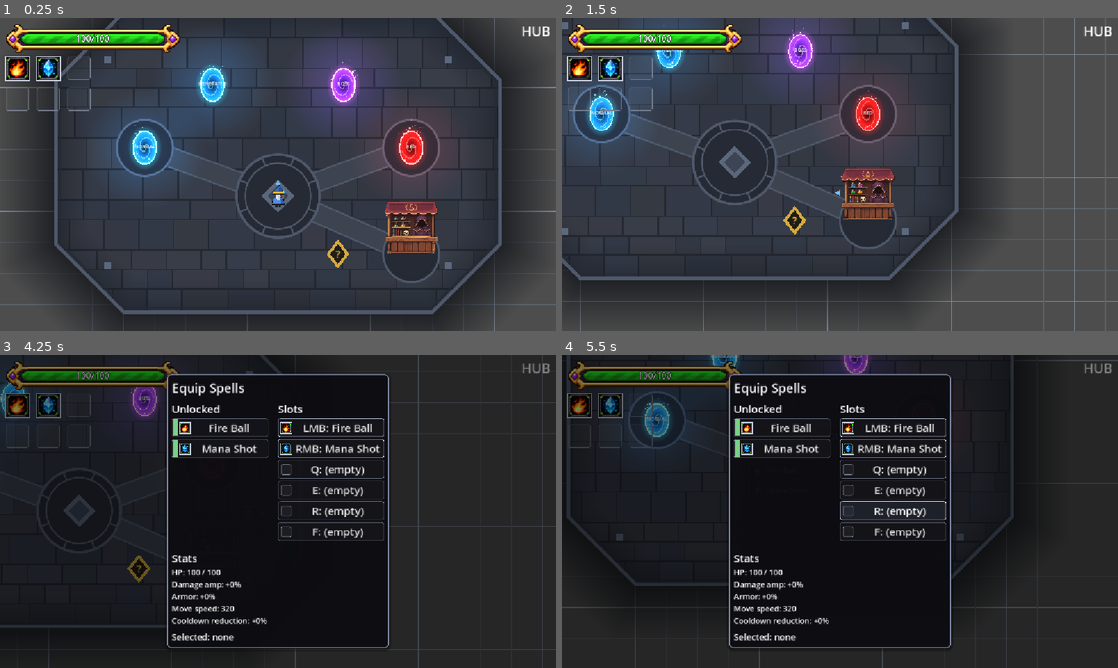
Above: before the commit, frames 1-4 (two rows, left to right).
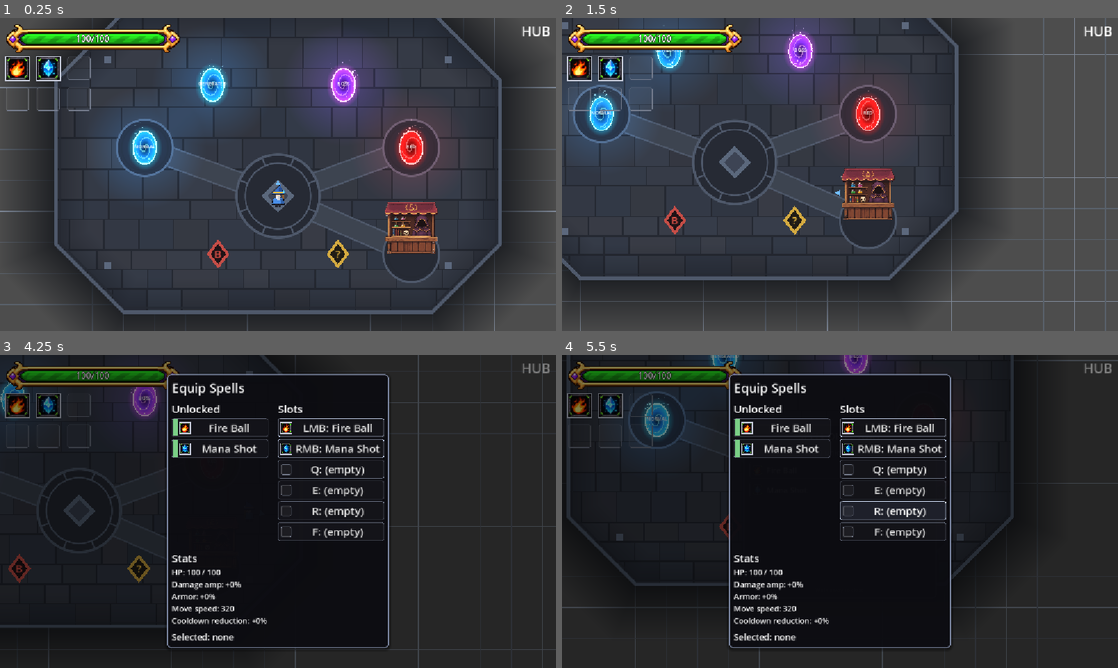
Above: after the commit, the same moments.

Repository: BestestGameStudio/gangU
Game: Godot game, scene res://scenes/main.tscn
Two runs of this game, one before a commit and one after it. Both use one fixed random seed, a clock stepped at 60 frames per second and the inputs below.
Inputs (mouse positions are in pixels of both pictures, inside the frame that each line leads up to):
- Up to frame 1 (0.25 s): no input
- Up to frame 2 (1.5 s): tap Enter at 0.5 s; move the mouse to (962, 158) at 0.52 s; hold D (move_right) 0.53-1.28 s; hold Space (cast) 0.53-1.28 s; click (962, 158) at 0.67 s; move the mouse to (728, 190) at 1.27 s; hold S (move_down) from 1.28 s (still down); tap Space (cast) at 1.35 s
- Up to frame 3 (4.25 s): move the mouse to (333, 442) at 2.02 s; release S (move_down) at 2.03 s; hold D (move_right) 2.03-2.78 s; hold Space (cast) 2.03-2.78 s; tap Shift (dash) at 2.1 s; move the mouse to (250, 574) at 2.77 s; hold W (move_up) 2.78-3.53 s; tap Tab (equip_panel) at 2.85 s; click (250, 574) at 2.92 s; tap Space (cast) at 3.05 s; move the mouse to (444, 558) at 3.52 s; hold A (move_left) from 3.53 s (still down); hold Space (cast) from 3.53 s (still down); click (444, 558) at 3.6 s
- Up to frame 4 (5.5 s): move the mouse to (673, 464) at 4.27 s; release Space (cast) at 4.28 s; right-click (673, 464) at 4.35 s; tap Space (cast) at 4.55 s; move the mouse to (867, 511) at 5.02 s; release A (move_left) at 5.03 s; hold S (move_down) from 5.03 s (still down); hold Space (cast) from 5.03 s (still down); tap Q (spell_slot_3) at 5.1 s; click (867, 511) at 5.17 s

The runs differ from the first frame. In frame 1, 0.2% of the frame differs, in the area x 37-42%, y 70-80%; in frame 2, 0.2%; in frame 3, 0.1%; in frame 4, less than 0.1%.

Commit message:
feat(hub): bestiary of enemies encountered across runs (#325)
Enemies record their type in a static Bestiary record mirrored to
user://bestiary.cfg, so encounters survive the run-restart scene reload
and new play sessions. A hub BestiaryStation opens a read-only panel
listing encountered types (sprite, name, count, boss tag) and unseen
catalog types as ??? silhouettes.

Co-authored-by: instinct-dc <351329964+instinct-dc@users.noreply.github.com>
Co-Authored-By: Claude Opus 5.5 <noreply@anthropic.com>

Diff:
--- /dev/null
+++ b/scenes/bestiary_panel.tscn
@@ -0,0 +1,6 @@
+[gd_scene load_steps=2 format=3 uid="uid://bgangu325pan"]
+
+[ext_resource type="Script" path="res://scripts/bestiary_panel.gd" id="1"]
+
+[node name="BestiaryPanel" type="CanvasLayer"]
+script = ExtResource("1")
--- /dev/null
+++ b/scenes/bestiary_station.tscn
@@ -0,0 +1,31 @@
+[gd_scene load_steps=3 format=3 uid="uid://bgangu325sta"]
+
+[ext_resource type="Script" path="res://scripts/bestiary_station.gd" id="1"]
+
+[sub_resource type="RectangleShape2D" id="1"]
+size = Vector2(56, 56)
+
+[node name="BestiaryStation" type="Area2D" groups=["bestiary_stations"]]
+script = ExtResource("1")
+
+[node name="Marker" type="Polygon2D" parent="."]
+color = Color(0.88, 0.32, 0.28, 0.85)
+polygon = PackedVector2Array(-24, 0, 0, -30, 24, 0, 0, 30)
+
+[node name="MarkerInner" type="Polygon2D" parent="."]
+color = Color(0.05, 0.05, 0.07, 0.9)
+polygon = PackedVector2Array(-16, 0, 0, -21, 16, 0, 0, 21)
+
+[node name="Glyph" type="Label" parent="."]
+offset_left = -10.0
+offset_top = -17.0
+offset_right = 10.0
+offset_bottom = 17.0
+theme_override_colors/font_color = Color(0.88, 0.32, 0.28, 1)
+theme_override_font_sizes/font_size = 22
+text = "B"
+horizontal_alignment = 1
+vertical_alignment = 1
+
+[node name="CollisionShape2D" type="CollisionShape2D" parent="."]
+shape = SubResource("1")
--- a/scenes/hub.tscn
+++ b/scenes/hub.tscn
@@ -6,6 +6,7 @@
 [ext_resource type="PackedScene" uid="uid://bgangu7dnb" path="res://scenes/dungeon_b.tscn" id="4"]
 [ext_resource type="PackedScene" uid="uid://bgangu7shopv" path="res://scenes/shop_vendor.tscn" id="5"]
 [ext_resource type="PackedScene" uid="uid://bgangu218dir" path="res://scenes/spell_directory.tscn" id="8"]
+[ext_resource type="PackedScene" uid="uid://bgangu325sta" path="res://scenes/bestiary_station.tscn" id="9_best"]
 [ext_resource type="PackedScene" path="res://scenes/dungeon_generated.tscn" id="6"]
 [ext_resource type="PackedScene" path="res://scenes/dungeon_c.tscn" id="7_dnc"]
 
@@ -98,3 +99,6 @@
 
 [node name="SpellDirectory" parent="." instance=ExtResource("8")]
 position = Vector2(700, 600)
+
+[node name="BestiaryStation" parent="." instance=ExtResource("9_best")]
+position = Vector2(452, 600)
--- /dev/null
+++ b/scripts/bestiary.gd
@@ -0,0 +1,157 @@
+class_name Bestiary
+extends RefCounted
+## (#325) Encountered-enemy record that survives across runs.
+##
+## A run restart is a full scene reload (RunManager, #6), so anything
+## mounted on Main is wiped. The record therefore lives in STATIC state on
+## this script (kept for the life of the process) and is mirrored to
+## SAVE_PATH on disk, so enemies seen in earlier runs - and earlier play
+## sessions - stay in the hub bestiary.
+##
+## "Encountered" = an enemy of that type entered the tree in the player's
+## current area (Enemy._ready calls record_enemy). Identity comes from the
+## enemy's scene file, so placing a new instance of a known scene needs no
+## extra wiring. Display data for known types lives in CATALOG; an enemy
+## scene not in the catalog is still recorded and listed under a name
+## derived from its file name.
+
+const DEFAULT_SAVE_PATH := "user://bestiary.cfg"
+
+## Known enemy types, in bestiary display order. Unseen entries render as
+## "???" silhouettes so the player can see how much is left to find.
+const CATALOG: Array[Dictionary] = [
+	{
+		"id": &"mustache_warrior",
+		"name": "Mustache Warrior",
+		"scene": "res://scenes/enemy.tscn",
+		"frames": "res://resources/sprites/mustache_warrior_frames.tres",
+		"boss": false,
+	},
+	{
+		"id": &"mustache_warlord",
+		"name": "Mustache Warlord",
+		"scene": "res://scenes/mustache_warlord.tscn",
+		"frames": "res://resources/sprites/mustache_warrior_frames.tres",
+		"boss": true,
+	},
+	{
+		"id": &"head_boss",
+		"name": "The Head",
+		"scene": "res://scenes/head_boss.tscn",
+		"frames": "res://resources/sprites/head_boss_frames.tres",
+		"boss": true,
+	},
+	{
+		"id": &"beast_boss",
+		"name": "The Beast",
+		"scene": "res://scenes/beast_boss.tscn",
+		"frames": "res://resources/sprites/beast_boss_frames.tres",
+		"boss": true,
+	},
+]
+
+## Where the record is persisted. Tests point this at their own file.
+static var save_path: String = DEFAULT_SAVE_PATH
+## id (StringName) -> encounter count (int). Insertion order = first seen.
+static var _counts: Dictionary = {}
+static var _loaded := false
+## Bumped on every change so open panels can cheaply detect a refresh.
+static var revision := 0
+
+## Resolve an enemy's bestiary id from its scene file. Empty for enemies
+## built in code with no scene (nothing stable to key them by).
+static func id_for_scene(scene_path: String) -> StringName:
+	if scene_path.is_empty():
+		return &""
+	for entry in CATALOG:
+		if entry["scene"] == scene_path:
+			return entry["id"]
+	return StringName(scene_path.get_file().get_basename())
+
+static func catalog_entry(id: StringName) -> Dictionary:
+	for entry in CATALOG:
+		if entry["id"] == id:
+			return entry
+	return {}
+
+## Display name for an id: the catalog name, else a title-cased file name.
+static func display_name(id: StringName) -> String:
+	var entry := catalog_entry(id)
+	if not entry.is_empty():
+		return entry["name"]
+	return String(id).capitalize()
+
+static func record_enemy(enemy: Node) -> void:
+	record(id_for_scene(enemy.scene_file_path))
+
+static func record(id: StringName) -> void:
+	if id == &"":
+		return
+	_ensure_loaded()
+	_counts[id] = int(_counts.get(id, 0)) + 1
+	revision += 1
+	_save()
+
+static func has_seen(id: StringName) -> bool:
+	_ensure_loaded()
+	return int(_counts.get(id, 0)) > 0
+
+static func encounter_count(id: StringName) -> int:
+	_ensure_loaded()
+	return int(_counts.get(id, 0))
+
+## Every id the bestiary should list: the catalog first (seen or not),
+## then any seen enemy types the catalog does not know about.
+static func listed_ids() -> Array[StringName]:
+	_ensure_loaded()
+	var ids: Array[StringName] = []
+	for entry in CATALOG:
+		ids.append(entry["id"])
+	for id in _counts.keys():
+		if not ids.has(id):
+			ids.append(id)
+	return ids
+
+static func seen_count() -> int:
+	_ensure_loaded()
+	var n := 0
+	for id in _counts.keys():
+		if int(_counts[id]) > 0:
+			n += 1
+	return n
+
+## Drop in-memory state and re-read from disk (simulates a fresh process).
+## (Not named reload(): Bestiary.reload() would hit GDScript.reload().)
+static func reload_from_disk() -> void:
+	_counts.clear()
+	_loaded = false
+	revision += 1
+	_ensure_loaded()
+
+## Forget everything, on disk too. Used by tests; not wired to gameplay.
+static func clear() -> void:
+	_counts.clear()
+	_loaded = true
+	revision += 1
+	if FileAccess.file_exists(save_path):
+		DirAccess.remove_absolute(ProjectSettings.globalize_path(save_path))
+
+static func _ensure_loaded() -> void:
+	if _loaded:
+		return
+	_loaded = true
+	var cfg := ConfigFile.new()
+	if cfg.load(save_path) != OK:
+		return
+	if not cfg.has_section("encountered"):
+		return
+	for key in cfg.get_section_keys("encountered"):
+		_counts[StringName(key)] = int(cfg.get_value("encountered", key, 0))
+
+static func _save() -> void:
+	var cfg := ConfigFile.new()
+	for id in _counts.keys():
+		cfg.set_value("encountered", String(id), _counts[id])
+	var err := cfg.save(save_path)
+	if err != OK:
+		push_warning("Bestiary: could not save %s (error %d)" % [save_path, err])
--- /dev/null
+++ b/scripts/bestiary_panel.gd
@@ -0,0 +1,167 @@
+class_name BestiaryPanel
+extends CanvasLayer
+## (#325) Read-only hub bestiary panel. Hidden by default; the hub
+## BestiaryStation opens it on walk-up and closes it on walk-away (the
+## SpellDirectoryPanel idiom). Lists every enemy type in Bestiary's
+## cross-run record: encountered types show their idle sprite, name and
+## encounter count; catalogued types not met yet show a dark silhouette and
+## "???". Code-built UI in the shared UiStyle look; joins "modal_ui" while
+## visible so the caster skips casting on panel clicks.
+
+const ROW_PAD := 6.0
+const ICON_SIZE := 40.0
+const BOSS_COLOR := Color(0.88, 0.32, 0.28, 1.0)
+const UNSEEN_MODULATE := Color(0.0, 0.0, 0.0, 0.85)
+
+var _count_label: Label
+var _rows: VBoxContainer
+var _revision := -1
+
+func _ready() -> void:
+	add_to_group("bestiary_panel")
+	layer = 3
+	_build_skeleton()
+	visible = false
+
+func open() -> void:
+	_render()
+	visible = true
+	add_to_group("modal_ui")
+
+func close() -> void:
+	visible = false
+	remove_from_group("modal_ui")
+
+## Re-render if an encounter was recorded while the panel is open.
+func _process(_delta: float) -> void:
+	if visible and _revision != Bestiary.revision:
+		_render()
+
+func _build_skeleton() -> void:
+	var backdrop := Panel.new()
+	backdrop.name = "Backdrop"
+	backdrop.add_theme_stylebox_override("panel", UiStyle.panel())
+	backdrop.anchor_left = 0.5
+	backdrop.anchor_top = 0.5
+	backdrop.anchor_right = 0.5
+	backdrop.anchor_bottom = 0.5
+	backdrop.offset_left = -220.0
+	backdrop.offset_top = -200.0
+	backdrop.offset_right = 220.0
+	backdrop.offset_bottom = 200.0
+	add_child(backdrop)
+	var margin := MarginContainer.new()
+	margin.name = "Margin"
+	margin.set_anchors_preset(Control.PRESET_FULL_RECT)
+	margin.add_theme_constant_override("margin_left", 12)
+	margin.add_theme_constant_override("margin_top", 10)
+	margin.add_theme_constant_override("margin_right", 12)
+	margin.add_theme_constant_override("margin_bottom", 10)
+	backdrop.add_child(margin)
+	var vbox := VBoxContainer.new()
+	vbox.name = "VBox"
+	vbox.add_theme_constant_override("separation", 8)
+	margin.add_child(vbox)
+	var title := Label.new()
+	title.text = "BESTIARY"
+	title.add_theme_font_size_override("font_size", 20)
+	title.horizontal_alignment = HORIZONTAL_ALIGNMENT_CENTER
+	vbox.add_child(title)
+	_count_label = Label.new()
+	_count_label.name = "CountLabel"
+	_count_label.add_theme_color_override("font_color", UiStyle.TEXT_DIM)
+	_count_label.horizontal_alignment = HORIZONTAL_ALIGNMENT_CENTER
+	vbox.add_child(_count_label)
+	var scroll := ScrollContainer.new()
+	scroll.name = "Scroll"
+	scroll.size_flags_vertical = Control.SIZE_EXPAND_FILL
+	scroll.horizontal_scroll_mode = ScrollContainer.SCROLL_MODE_DISABLED
+	vbox.add_child(scroll)
+	_rows = VBoxContainer.new()
+	_rows.name = "Rows"
+	_rows.add_theme_constant_override("separation", 6)
+	_rows.size_flags_horizontal = Control.SIZE_EXPAND_FILL
+	scroll.add_child(_rows)
+	var hint := Label.new()
+	hint.text = "Walk away to close"
+	hint.add_theme_color_override("font_color", UiStyle.TEXT_DIM * Color(1, 1, 1, 0.6))
+	hint.add_theme_font_size_override("font_size", 11)
+	hint.horizontal_alignment = HORIZONTAL_ALIGNMENT_CENTER
+	vbox.add_child(hint)
+
+func _render() -> void:
+	_revision = Bestiary.revision
+	for c in _rows.get_children():
+		_rows.remove_child(c)
+		c.queue_free()
+	var ids := Bestiary.listed_ids()
+	_count_label.text = "%d / %d enemies encountered" % [Bestiary.seen_count(), ids.size()]
+	for id in ids:
+		_rows.add_child(_make_row(id))
+
+func _make_row(id: StringName) -> Control:
+	var seen := Bestiary.has_seen(id)
+	var entry := Bestiary.catalog_entry(id)
+	var row := PanelContainer.new()
+	row.name = "Row_%s" % id
+	row.set_meta("bestiary_id", id)
+	row.add_theme_stylebox_override("panel", UiStyle.row(UiStyle.B_ASSIGNED if seen else UiStyle.B_DIM, ROW_PAD))
+	var hbox := HBoxContainer.new()
+	hbox.add_theme_constant_override("separation", 10)
+	row.add_child(hbox)
+	var icon_box := Panel.new()
+	icon_box.name = "IconBox"
+	icon_box.custom_minimum_size = Vector2(ICON_SIZE, ICON_SIZE)
+	icon_box.add_theme_stylebox_override("panel", UiStyle.icon_placeholder())
+	hbox.add_child(icon_box)
+	var tex := _icon_texture(entry)
+	if tex != null:
+		var icon := TextureRect.new()
+		icon.name = "Icon"
+		icon.texture = tex
+		icon.texture_filter = CanvasItem.TEXTURE_FILTER_NEAREST
+		icon.expand_mode = TextureRect.EXPAND_IGNORE_SIZE
+		icon.stretch_mode = TextureRect.STRETCH_KEEP_ASPECT_CENTERED
+		icon.set_anchors_preset(Control.PRESET_FULL_RECT)
+		if not seen:
+			icon.modulate = UNSEEN_MODULATE
+		icon_box.add_child(icon)
+	var text := VBoxContainer.new()
+	text.size_flags_horizontal = Control.SIZE_EXPAND_FILL
+	text.alignment = BoxContainer.ALIGNMENT_CENTER
+	text.add_theme_constant_override("separation", 0)
+	hbox.add_child(text)
+	var name_label := Label.new()
+	name_label.name = "NameLabel"
+	name_label.text = Bestiary.display_name(id) if seen else "???"
+	if not seen:
+		name_label.add_theme_color_override("font_color", UiStyle.TEXT_DIM * Color(1, 1, 1, 0.7))
+	text.add_child(name_label)
+	var detail := Label.new()
+	detail.name = "DetailLabel"
+	detail.add_theme_font_size_override("font_size", 11)
+	detail.add_theme_color_override("font_color", UiStyle.TEXT_DIM)
+	var count := Bestiary.encounter_count(id)
+	detail.text = ("Encountered %d time%s" % [count, "" if count == 1 else "s"]) if seen else "Not encountered yet"
+	text.add_child(detail)
+	if seen and entry.get("boss", false):
+		var tag := Label.new()
+		tag.name = "BossTag"
+		tag.text = "BOSS"
+		tag.add_theme_font_size_override("font_size", 12)
+		tag.add_theme_color_override("font_color", BOSS_COLOR)
+		hbox.add_child(tag)
+	return row
+
+## First idle frame from the catalog's SpriteFrames (null when unknown).
+func _icon_texture(entry: Dictionary) -> Texture2D:
+	var path: String = entry.get("frames", "")
+	if path.is_empty() or not ResourceLoader.exists(path):
+		return null
+	var frames := load(path) as SpriteFrames
+	if frames == null:
+		return null
+	var anim: StringName = &"idle" if frames.has_animation(&"idle") else StringName(frames.get_animation_names()[0])
+	if frames.get_frame_count(anim) == 0:
+		return null
+	return frames.get_frame_texture(anim, 0)
--- /dev/null
+++ b/scripts/bestiary_station.gd
@@ -0,0 +1,23 @@
+class_name BestiaryStation
+extends Area2D
+## (#325) Hub bestiary location. Walking up OPENS the bestiary panel and
+## walking away CLOSES it - the SpellDirectory/ShopVendor idiom: the
+## persistent Main-mounted panel is found via the "bestiary_panel" group,
+## so this scene stands alone in the hub.
+
+func _ready() -> void:
+	add_to_group("bestiary_stations")
+	body_entered.connect(_on_body_entered)
+	body_exited.connect(_on_body_exited)
+
+func _on_body_entered(body: Node2D) -> void:
+	if body is Player:
+		var panel := get_tree().get_first_node_in_group("bestiary_panel")
+		if panel != null:
+			panel.open()
+
+func _on_body_exited(body: Node2D) -> void:
+	if body is Player:
+		var panel := get_tree().get_first_node_in_group("bestiary_panel")
+		if panel != null:
+			panel.close()
--- a/scripts/enemy.gd
+++ b/scripts/enemy.gd
@@ -57,6 +57,8 @@
 	hp = max_hp
 	damage_rng.randomize()
 	add_to_group("enemies")
+	# #325: note the encounter in the cross-run hub bestiary (keyed by scene).
+	Bestiary.record_enemy(self)
 	# #99: instantiate MY OWN behavior (never a shared Resource). Slot unset
 	# or no definition = the current chase/contact implementation; a slot
 	# script without physics_step falls back to it with a warning.
--- a/scripts/main.gd
+++ b/scripts/main.gd
@@ -104,6 +104,12 @@
 	var spell_directory_panel: SpellDirectoryPanel = preload("res://scenes/spell_directory_panel.tscn").instantiate()
 	spell_directory_panel.name = "SpellDirectoryPanel"
 	add_child(spell_directory_panel)
+	## (#325) Hub bestiary: read-only walk-up panel over the cross-run
+	## encountered-enemy record (Bestiary, static + saved to user://, so it
+	## survives the restart reload). Same ONE-persistent-child pattern.
+	var bestiary_panel: BestiaryPanel = preload("res://scenes/bestiary_panel.tscn").instantiate()
+	bestiary_panel.name = "BestiaryPanel"
+	add_child(bestiary_panel)
 	## (#131, foundation C4) Run-scoped owned relics - same ONE-persistent
 	## child pattern as the wallet/satchel/pool; per-run reset comes free
 	## from the reload. Inert until relic content lands (C2 catalog).
--- /dev/null
+++ b/scripts/test325_bestiary.gd
@@ -0,0 +1,138 @@
+extends SceneTree
+## #325 harness: hub bestiary. Enemies that enter the tree are recorded by
+## type in the cross-run Bestiary record (static + saved to disk), the hub
+## carries a walk-up BestiaryStation, and the panel lists encountered types
+## with name/sprite/count and unseen catalog types as "???". The record must
+## survive a run restart (scene reload) and a fresh process (disk reload).
+
+const TEST_SAVE := "user://test325_bestiary.cfg"
+
+var failures := 0
+var check_count := 0
+var panel: BestiaryPanel
+
+func _check(cond: bool, name: String) -> void:
+	check_count += 1
+	if cond:
+		print("[325] ", name, " -> PASS")
+	else:
+		failures += 1
+		print("[325] ", name, " -> FAIL")
+
+func _rows() -> VBoxContainer:
+	return panel.get_node("Backdrop/Margin/VBox/Scroll/Rows") as VBoxContainer
+
+func _row(id: StringName) -> Control:
+	for r in _rows().get_children():
+		if r.get_meta("bestiary_id", &"") == id:
+			return r
+	return null
+
+func _row_name(id: StringName) -> String:
+	var r := _row(id)
+	if r == null:
+		return ""
+	return (r.find_children("NameLabel", "Label", true, false)[0] as Label).text
+
+func _spawn(scene: PackedScene) -> Node:
+	var e := scene.instantiate()
+	e.set_physics_process(false)
+	root.add_child(e)
+	return e
+
+var _ran := false
+var _stage := 0
+
+func _process(_delta: float) -> bool:
+	if _ran:
+		return false
+	_ran = true
+	_run()
+	return false
+
+func _run() -> void:
+	print("test325: hub bestiary (#325)")
+	Bestiary.save_path = TEST_SAVE
+	Bestiary.clear()
+
+	## 1. Empty record.
+	_check(Bestiary.seen_count() == 0, "fresh record has no encounters")
+	_check(Bestiary.listed_ids().size() == Bestiary.CATALOG.size(), "catalog types listed even when unseen")
+
+	## 2. Hub carries a walk-up station; Main mounts the panel.
+	var hub: Node = preload("res://scenes/hub.tscn").instantiate()
+	var station := hub.get_node_or_null("BestiaryStation") as BestiaryStation
+	_check(station != null, "hub has a BestiaryStation")
+	hub.free()
+	var main_src := FileAccess.get_file_as_string("res://scripts/main.gd")
+	_check(main_src.contains("bestiary_panel.tscn"), "Main mounts the BestiaryPanel")
+
+	panel = preload("res://scenes/bestiary_panel.tscn").instantiate()
+	root.add_child(panel)
+	station = preload("res://scenes/bestiary_station.tscn").instantiate()
+	root.add_child(station)
+	_check(not panel.visible and not panel.is_in_group("modal_ui"), "panel hidden by default")
+
+	## 3. Unseen panel: every catalog row is "???".
+	var player: Player = preload("res://scenes/player.tscn").instantiate()
+	player.set_physics_process(false)
+	root.add_child(player)
+	station._on_body_entered(player)
+	_check(panel.visible and panel.is_in_group("modal_ui"), "walk-up opens the bestiary (visible + modal_ui)")
+	_check(_row_name(&"mustache_warrior") == "???", "unseen enemy shows as ???")
+	_check(panel.get_node("Backdrop/Margin/VBox/CountLabel").text == "0 / %d enemies encountered" % Bestiary.CATALOG.size(), "count label 0 / N")
+	var icon := _row(&"mustache_warrior").find_children("Icon", "TextureRect", true, false)
+	_check(not icon.is_empty() and (icon[0] as TextureRect).modulate == BestiaryPanel.UNSEEN_MODULATE, "unseen enemy icon is a dark silhouette")
+
+	## 4. Spawning real enemy scenes records encounters by type.
+	var e1 := _spawn(preload("res://scenes/enemy.tscn"))
+	var e2 := _spawn(preload("res://scenes/enemy.tscn"))
+	var boss := _spawn(preload("res://scenes/mustache_warlord.tscn"))
+	_check(Bestiary.encounter_count(&"mustache_warrior") == 2, "two warriors recorded (count 2)")
+	_check(Bestiary.has_seen(&"mustache_warlord"), "warlord boss recorded")
+	_check(not Bestiary.has_seen(&"head_boss"), "head boss not met yet")
+	_check(Bestiary.seen_count() == 2, "two distinct types seen")
+
+	## 5. Open panel refreshes live.
+	_process_panel()
+	_check(_row_name(&"mustache_warrior") == "Mustache Warrior", "seen enemy row shows its name")
+	_check(_row_name(&"head_boss") == "???", "unseen boss still ???")
+	var detail := _row(&"mustache_warrior").find_children("DetailLabel", "Label", true, false)[0] as Label
+	_check(detail.text == "Encountered 2 times", "row shows encounter count")
+	_check(not _row(&"mustache_warlord").find_children("BossTag", "Label", true, false).is_empty(), "boss row carries a BOSS tag")
+	icon = _row(&"mustache_warrior").find_children("Icon", "TextureRect", true, false)
+	_check(not icon.is_empty() and (icon[0] as TextureRect).texture != null and (icon[0] as TextureRect).modulate == Color.WHITE, "seen enemy shows its sprite")
+	_check(_rows().find_children("*", "Button", true, false).is_empty(), "bestiary is read-only (no buttons)")
+	for e in [e1, e2, boss]:
+		e.free()
+
+	## 6. Enemies freed (area swap / run restart) - the record stays, and a
+	## code-built enemy with no scene is not recorded as junk.
+	_check(Bestiary.encounter_count(&"mustache_warrior") == 2, "record outlives the freed enemies")
+	var bare := Enemy.new()
+	root.add_child(bare)
+	_check(Bestiary.seen_count() == 2, "scene-less enemy is not recorded")
+	bare.free()
+
+	## 7. Survives a fresh process: drop memory, reload from disk.
+	_check(FileAccess.file_exists(TEST_SAVE), "record saved to disk")
+	Bestiary.reload_from_disk()
+	_check(Bestiary.encounter_count(&"mustache_warrior") == 2 and Bestiary.has_seen(&"mustache_warlord"), "record reloads from disk (cross-run/session)")
+	_check(not Bestiary.has_seen(&"head_boss"), "reload does not invent encounters")
+
+	## 8. An enemy scene outside the catalog is still listed.
+	Bestiary.record(&"slime_king")
+	_check(Bestiary.listed_ids().has(&"slime_king") and Bestiary.display_name(&"slime_king") == "Slime King", "uncatalogued type listed with derived name")
+
+	## 9. Walk-away closes.
+	station._on_body_exited(player)
+	_check(not panel.visible and not panel.is_in_group("modal_ui"), "walk-away closes the bestiary")
+
+	Bestiary.clear()
+	Bestiary.save_path = Bestiary.DEFAULT_SAVE_PATH
+	print("test325 done: %d checks, %d failures" % [check_count, failures])
+	print("RESULT: ALL PASS" if failures == 0 else "RESULT: FAIL")
+	quit(1 if failures > 0 else 0)
+
+func _process_panel() -> void:
+	panel._process(0.0)
Not shown: 1 places in scenes/hub.tscn that only renumber resources
Not shown, added: scripts/bestiary.gd.uid
Not shown, added: scripts/bestiary_panel.gd.uid
Not shown, added: scripts/bestiary_station.gd.uid
Not shown, added: scripts/test325_bestiary.gd.uid
